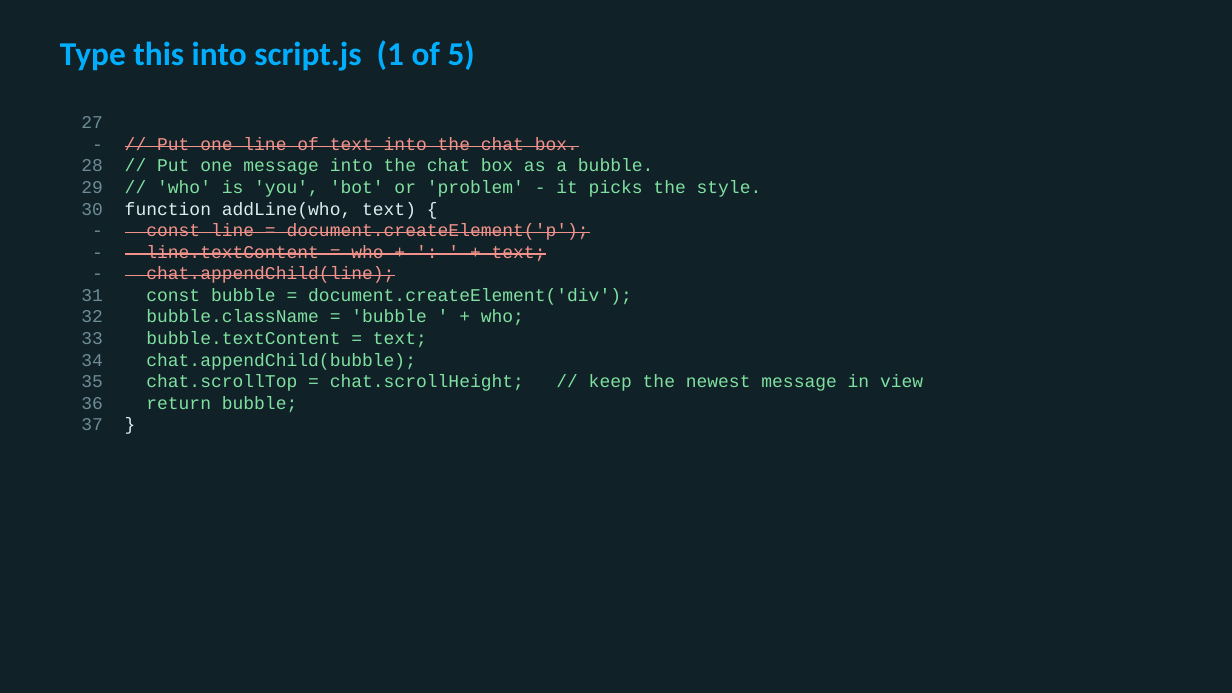
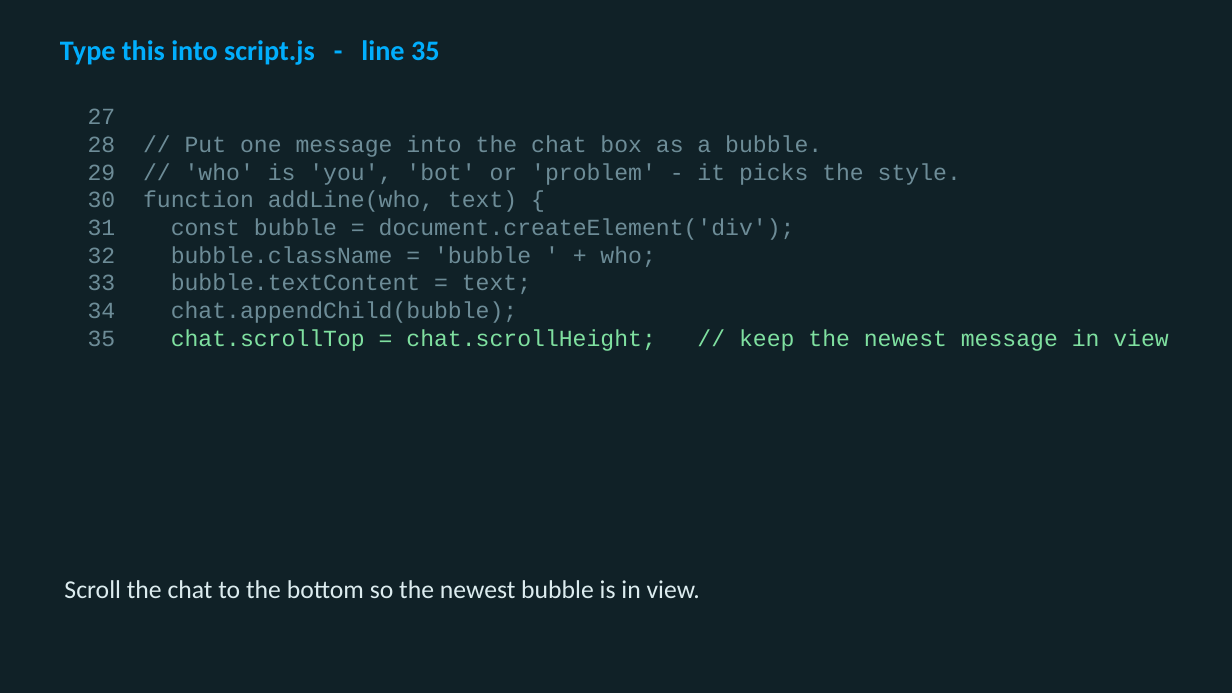
Before and after one commit to utgapps/utgapps.github.io, a slide deck: slide 45 of ai101/slides/week-07.pptx (slide 15 before the commit). Drawn at 1232x693 pixels with LibreOffice and Linux fonts; fonts in the diff are those of the drawing. Boxes give left, top, right and bottom in pixels: in the first picture for what was removed or moved away, otherwise in the second. Text is boxed around its words. In the diff, an @@ line names an element or a change of style, - is before the commit and + after.

```diff
--- a/ai101/slides/week-07.pptx
+++ b/ai101/slides/week-07.pptx
@@ text at (60,40,440,65): text changed; size 26 to 22 pt @@
-Type this into script.js (1 of 5)
+Type this into script.js - line 35
@@ text "27": place and size @@
-text "27" at (81,116,923,412)
+text "27" at (88,108,1168,351)
@@ text "27" at (88,108,1168,351): size 14 to 18 pt; text colour #7FE0A0 to #6D8C97 in "// Put one message into the chat ...", "// 'who' is 'you', 'bot' or 'problem' ...", "const bubble = document.createElement('div');", "bubble.className = 'bubble ' + who;" and 2 more places; text colour #DCECEF to #6D8C97 in "function addLine(who, text) {" @@
@@ text at (157,137,578,150): paragraph removed @@
-- // Put one line of text into the chat box.
@@ text at (146,224,589,283): paragraphs removed @@
-- const line = document.createElement('p');
-- line.textContent = who + ': ' + text;
-- chat.appendChild(line);
@@ text at (146,396,298,412): paragraphs removed @@
-36 return bubble;
-37 }
@@ text added at (64,580,700,598), 20 pt, text #DCECEF @@
+Scroll the chat to the bottom so the newest bubble is in view.
```
Also in this commit, not shown: 7 other slides changed, 70 slides added, 3 slides removed, 19 other files.
